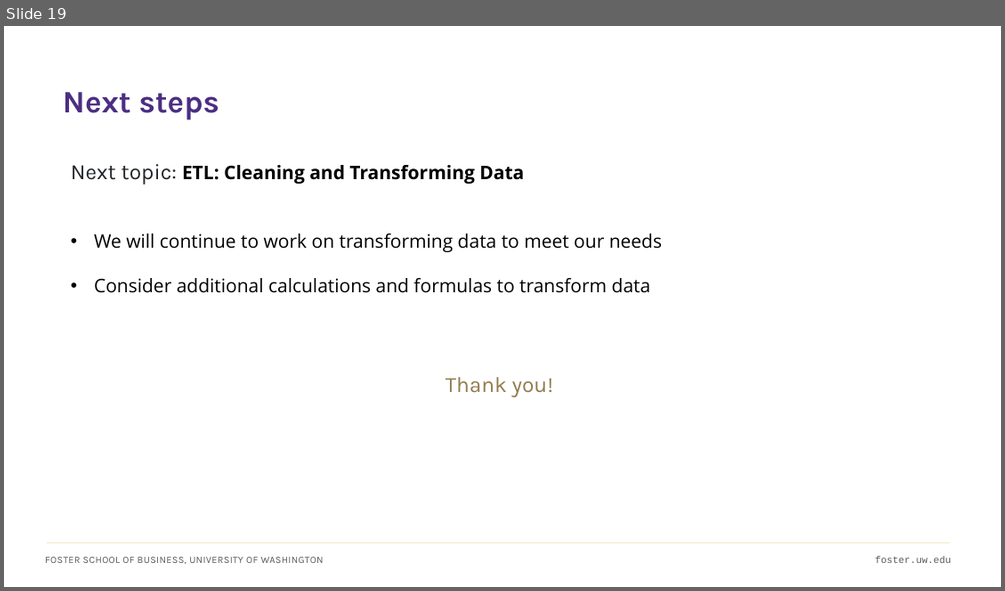
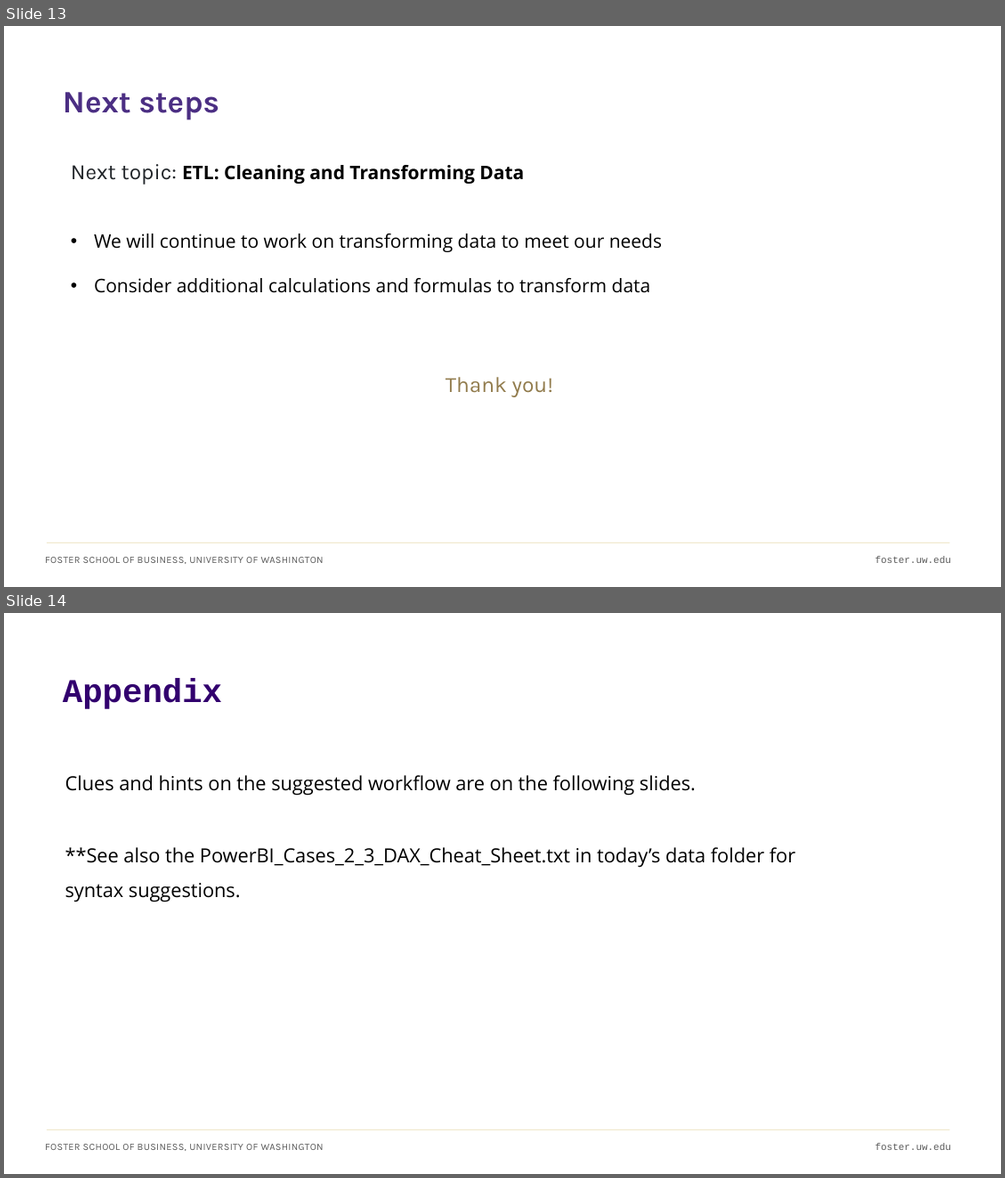
Before and after one commit to ashercurtis/slides.io, a slide deck: ACCTG320/ACCTG320Class04_2026.pptx. Shown one above the other, each under a label of ours: slide 19 before the commit, slides 13 and 14 after it. The pictures are 1005x591 and 1005x1178 pixels, drawn with LibreOffice and Linux fonts; fonts in the diff are those of the drawing. Boxes give left, top, right and bottom in pixels: in the first picture for what was removed or moved away, otherwise in the second. Text is boxed around its words. In the diff, an @@ line names an element or a change of style, - is before the commit and + after.

```diff
--- a/ACCTG320/ACCTG320Class04_2026.pptx
+++ b/ACCTG320/ACCTG320Class04_2026.pptx
@@ slide 14 added at <box>4,613,1001,1174</box>, background #FFFFFF; not listed: 3 template elements that a slide beside it also shows @@
@@ title added at <box>63,678,222,709</box>, 32 pt, text #32006E, bold @@
+Appendix
@@ text added at <box>65,775,795,902</box>, 18.7 pt, text #000000 @@
+Clues and hints on the suggested workflow are on the following slides.
+**See also the PowerBI_Cases_2_3_DAX_Cheat_Sheet.txt in today’s data folder for syntax suggestions.
@@ what was slide 19 is now slide 13 @@
```
Also in this commit, not shown: 6 slides changed, 1 other slide added, 2 slides removed, 2 other files.
